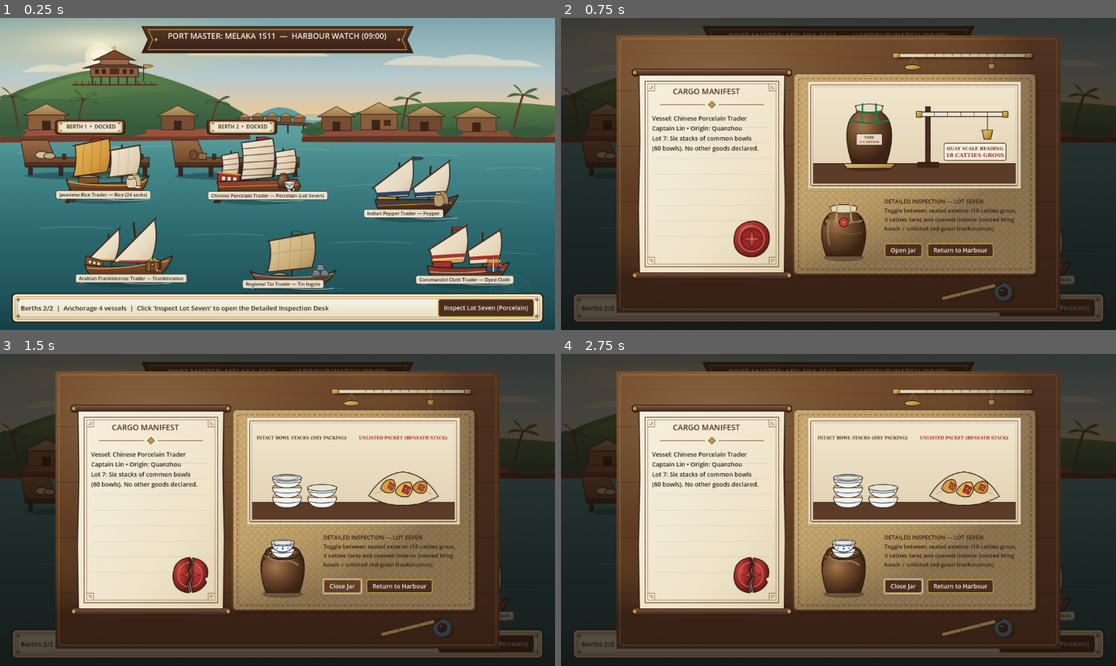
Above: before the commit, frames 1-4 (two rows, left to right).
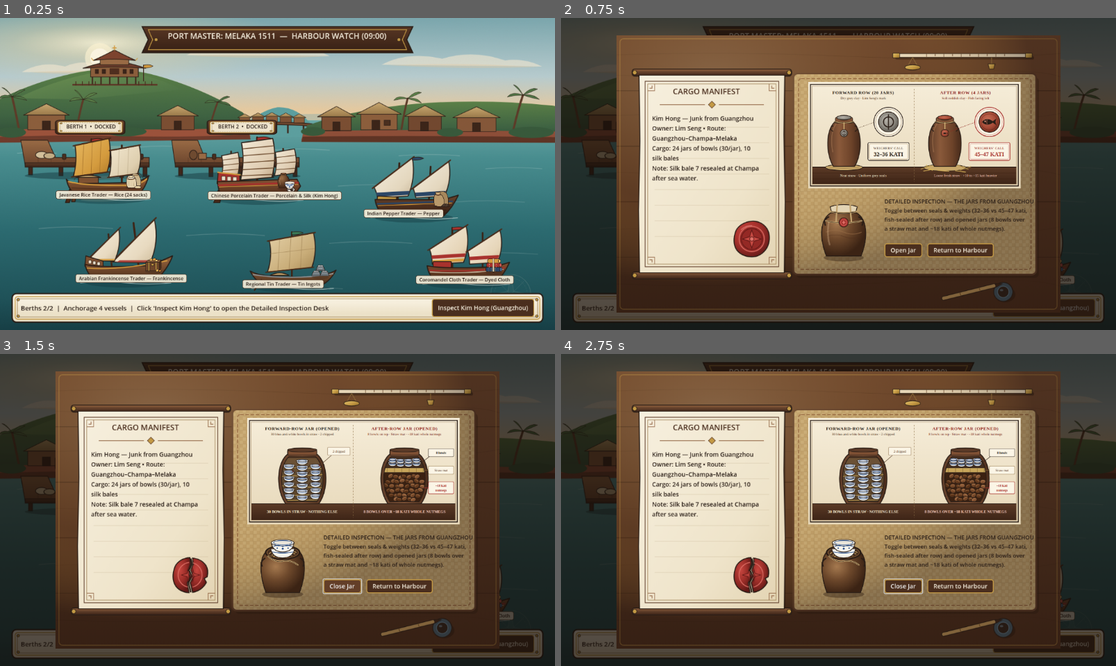
Above: after the commit, the same moments.

Repository: amylhk/port-master
Game: Godot game, scene res://scenes/harbour_visual_preview.tscn
Two runs of this game, one before a commit and one after it. Both use one fixed random seed, a clock stepped at 60 frames per second and the inputs below. This scene is started directly instead of the project's main scene.
Inputs:
- Up to frame 1 (0.25 s): no input
- Up to frame 2 (0.75 s): click "Inspect Lot Seven (Porcelain)" (after the commit: "Inspect Kim Hong (Guangzhou)") at 0.5 s
- Up to frame 3 (1.5 s): click "Open Jar" at 1.25 s
- Up to frame 4 (2.75 s): click "Inspect Lot Seven (Porcelain)" (after the commit: "Inspect Kim Hong (Guangzhou)") at 2 s

The runs differ from the first frame. In frame 1, 0.4% of the frame differs, in the area x 32-95%, y 55-96%; in frame 2, 7.6%, in the area x 16-95%, y 21-96%; in frame 3, 7.2%; in frame 4, 7.2%.

Commit message:
Redraw case_001 evidence plates to match "The jars from Guangzhou" (#16)
* Redraw case_001 evidence plates to match 'The jars from Guangzhou'

Co-Authored-By: Amy Lui <amyluihokwan@gmail.com>

* Align visual preview manifest and button with Guangzhou case_001

Co-Authored-By: Amy Lui <amyluihokwan@gmail.com>

---------

Co-authored-by: Devin AI <158243242+devin-ai-integration[bot]@users.noreply.github.com>

Diff:
--- a/scripts/harbour_visual_preview.gd
+++ b/scripts/harbour_visual_preview.gd
@@ -25,11 +25,11 @@
         "id": "porcelain",
         "name": "Chinese Porcelain Trader",
         "vessel_type": "Ming Chuan Junk",
-        "cargo": "Porcelain (Lot Seven)",
+        "cargo": "Porcelain & Silk (Kim Hong)",
         "ship_tex": "res://assets/art/ships/ship_chinese_junk.png",
         "cargo_tex": "res://assets/art/cargo/cargo_porcelain.png",
         "slot": "berth_2",
-        "manifest": "Vessel: Chinese Porcelain Trader\nCaptain Lin • Origin: Quanzhou\nLot 7: Six stacks of common bowls\n(60 bowls). No other goods declared.",
+        "manifest": "Kim Hong — Junk from Guangzhou\nOwner: Lim Seng • Route: Guangzhou–Champa–Melaka\nCargo: 24 jars of bowls (30/jar), 10 silk bales\nNote: Silk bale 7 resealed at Champa after sea water.",
     },
     {
         "id": "pepper",
@@ -176,14 +176,14 @@
     strip.add_child(row)
 
     var info := Label.new()
-    info.text = "Berths 2/2  |  Anchorage 4 vessels  |  Click 'Inspect Lot Seven' to open the Detailed Inspection Desk"
+    info.text = "Berths 2/2  |  Anchorage 4 vessels  |  Click 'Inspect Kim Hong' to open the Detailed Inspection Desk"
     info.size_flags_horizontal = Control.SIZE_EXPAND_FILL
     info.vertical_alignment = VERTICAL_ALIGNMENT_CENTER
     info.add_theme_font_size_override("font_size", 15)
     info.add_theme_color_override("font_color", INK)
     row.add_child(info)
 
-    var inspect_btn := _styled_button("Inspect Lot Seven (Porcelain)")
+    var inspect_btn := _styled_button("Inspect Kim Hong (Guangzhou)")
     inspect_btn.pressed.connect(_open_inspection.bind(VESSELS[1], false))
     row.add_child(inspect_btn)
 
@@ -319,7 +319,7 @@
     desk.add_child(jar_tex_rect)
 
     var notes := Label.new()
-    notes.text = "DETAILED INSPECTION — LOT SEVEN\nToggle between sealed exterior (18 catties gross,\n3 catties tare) and opened interior (nested Ming\nbowls + unlisted red-grain frankincense)."
+    notes.text = "DETAILED INSPECTION — THE JARS FROM GUANGZHOU\nToggle between seals & weights (32–36 vs 45–47 kati,\nfish-sealed after row) and opened jars (8 bowls over\na straw mat and ~18 kati of whole nutmegs)."
     notes.position = Vector2(618, 374)
     notes.size = Vector2(320, 96)
     notes.autowrap_mode = TextServer.AUTOWRAP_WORD_SMART
Binary file changed: assets/inspection/lot-seven-exterior.png
Binary file changed: assets/inspection/lot-seven-open.png
Not shown, changed: docs/art-style-guide.md
